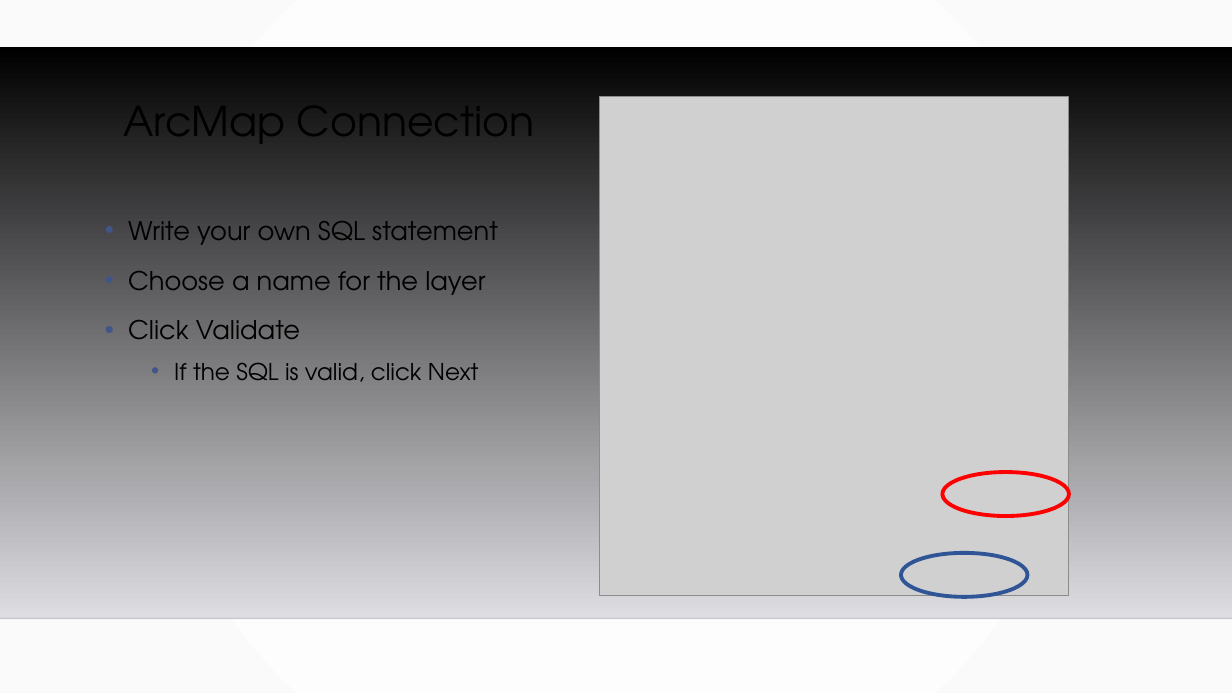
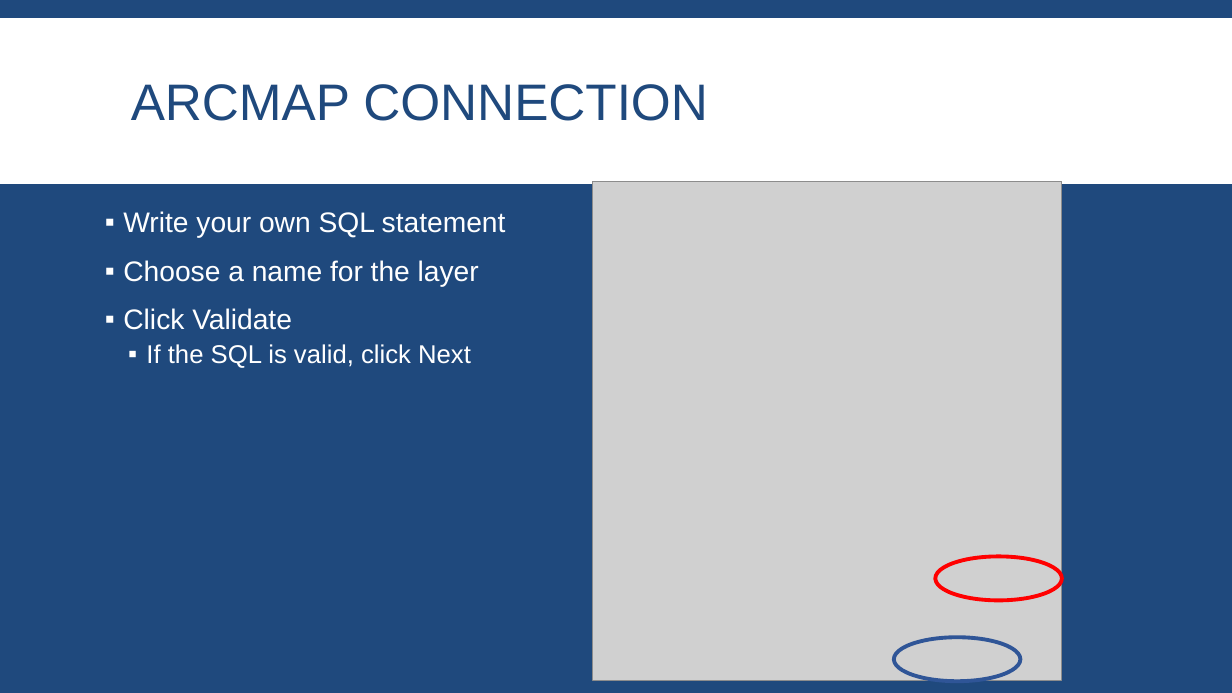
Before and after one commit to MGIS-UMN/GIS5577_week5, a slide deck: slide 34 of Spatial_Databases.odp. Drawn at 1232x693 pixels with LibreOffice and Linux fonts; fonts in the diff are those of the drawing; grey boxes stand for pictures; background and template pictures are left out. Boxes give left, top, right and bottom in pixels: in the first picture for what was removed or moved away, otherwise in the second. Text is boxed around its words. In the diff, an @@ line names an element or a change of style, - is before the commit and + after.

```diff
--- a/Spatial_Databases.odp
+++ b/Spatial_Databases.odp
@@ background gradient #FFFFFF to #FAFAFA to #1F497D @@
@@ freeform shape added at [0, 18, 1232, 184], fill #FFFFFF @@
@@ title "ARCMAP CONNECTION" at [131, 84, 708, 121]: vertical alignment top to middle @@
@@ freeform shape removed at [0, 47, 1232, 618] @@
@@ title at [131, 84, 708, 121]: text changed; size 32 to 40 pt; font TeX Gyre Adventor to Arial; text colour #000000 to #1F497D @@
-ArcMap Connection
+ARCMAP CONNECTION
@@ text "Write your own SQL statement" at [123, 211, 506, 368]: size 20 to 22 pt in "Write your own SQL statement", "Choose a name for the layer", "Click Validate"; font TeX Gyre Adventor to Arial, text colour #000000 to #FFFFFF; size 18 to 20 pt in "If the SQL is valid, click Next"; bullet • to ▪; line spacing 1.2 to 0.9; more space between paragraphs; bullet colour #415588 to #FFFFFF @@
@@ picture: place and size @@
-picture at [600, 97, 1069, 596]
+picture at [592, 181, 1062, 680]
@@ freeform shape: place and size @@
-freeform shape at [943, 472, 1069, 517]
+freeform shape at [935, 556, 1062, 601]
@@ line removed from (0, 618) to (1232, 618) @@
@@ freeform shape: place and size @@
-freeform shape at [901, 553, 1028, 597]
+freeform shape at [894, 638, 1020, 682]
```
Also in this commit, not shown: 39 other slides changed, 2 other files.
